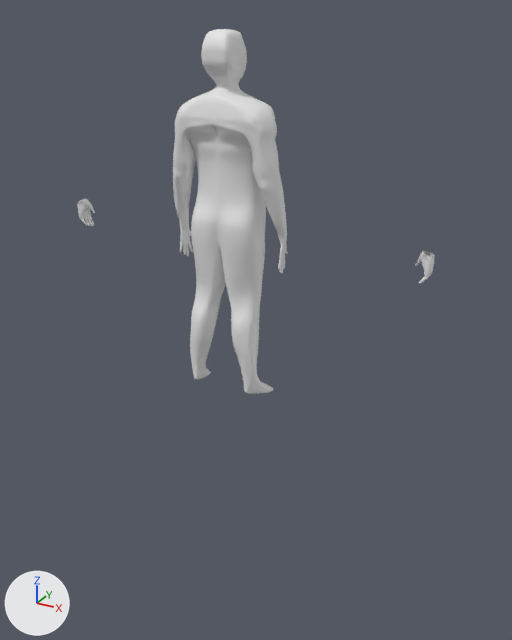
A saved change to the Blender file BlendFilesForUnity/G_CharacterModel.blend.
Rendered twice from a camera (50 mm lens) standing at (1.97, -3.32, 3.74) and looking at (0.08, 0.12, 2.02). The axes (+X, +Y, +Z) are drawn at lower left. The lights are the same throughout.
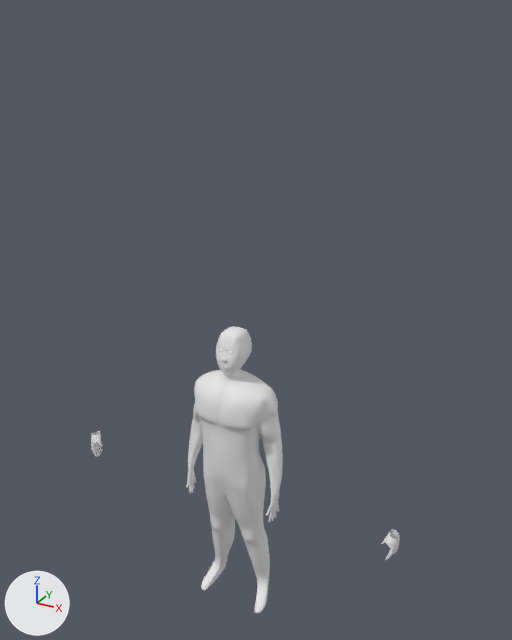
What differs and where, as boxes [x1, y1, x2, y2] in the pictures (512 x 640 px; the box of a moved part takes in the faces that stretch with it):
'Cube.002', reshaped, moved (13% narrower, 21% shorter)
    before: [78, 29, 435, 394]
    after: [91, 326, 400, 613]
'Sphere', reshaped, rescaled (not visible before)
    after: [219, 348, 232, 354]
part 2 of me_cube_001, moved or reshaped
    before: [78, 199, 435, 284]
    after: [91, 430, 400, 561]
part 3 of me_cube_001, moved or reshaped
    before: [173, 29, 288, 394]
    after: [186, 326, 283, 613]

The edits, one by one:
me_sphere is used by ob_sphere; location (0.026, 0.03, 3.542); scale (-0.0185, -0.0185, -0.0185).
me_sphere had 482 vertices, 512 faces and spanned x -1.02..0.98, y -1.0..1.0, z -1.0..1.0.
me_sphere now has 964 vertices, 1024 faces and spans x 0.0..0.1, y 0.07..0.11, z -0.02..0.02.
me_sphere part 1: 964 vertices added at x 0.0..0.1, y 0.07..0.11, z -0.02..0.02.
me_cube_001 is used by ob_cube_002; location (-0.012, -0.07, 1.651).
me_cube_001 had 2245 vertices, 2187 faces and spanned x 0.0..1.14, y -0.12..0.22, z -0.04..1.99.
me_cube_001 now has 2245 vertices, 2187 faces and spans x -1.14..0.0, y -0.22..0.12, z -0.04..1.99.
me_cube_001 part 2: the loose piece of 582 vertices spanning x 1.04..1.14, y 0.06..0.15, z 0.8..0.99 is turned -180 degrees about the z axis through the mesh origin.
me_cube_001 part 3: 1663 of 2245 vertices moved; they spanned x 0.0..0.35, y -0.12..0.22, z -0.04..1.99 and now span x -0.34..0.0, y -0.22..0.12, z -0.04..1.99; mean shift (-0.38, -0.07, 0.0); largest move (0.35, 0.06, 1.0) -> (-0.34, -0.06, 1.0).
Object 'Sphere' (ob_sphere) is rescaled from (-0.0185, -0.0185, -0.0185) to (1.0, 1.0, 1.0).
Object 'Cube.002' (ob_cube_002) moves from (-0.012, -0.07, 1.651) to (0.0, 0.0, 0.0).
